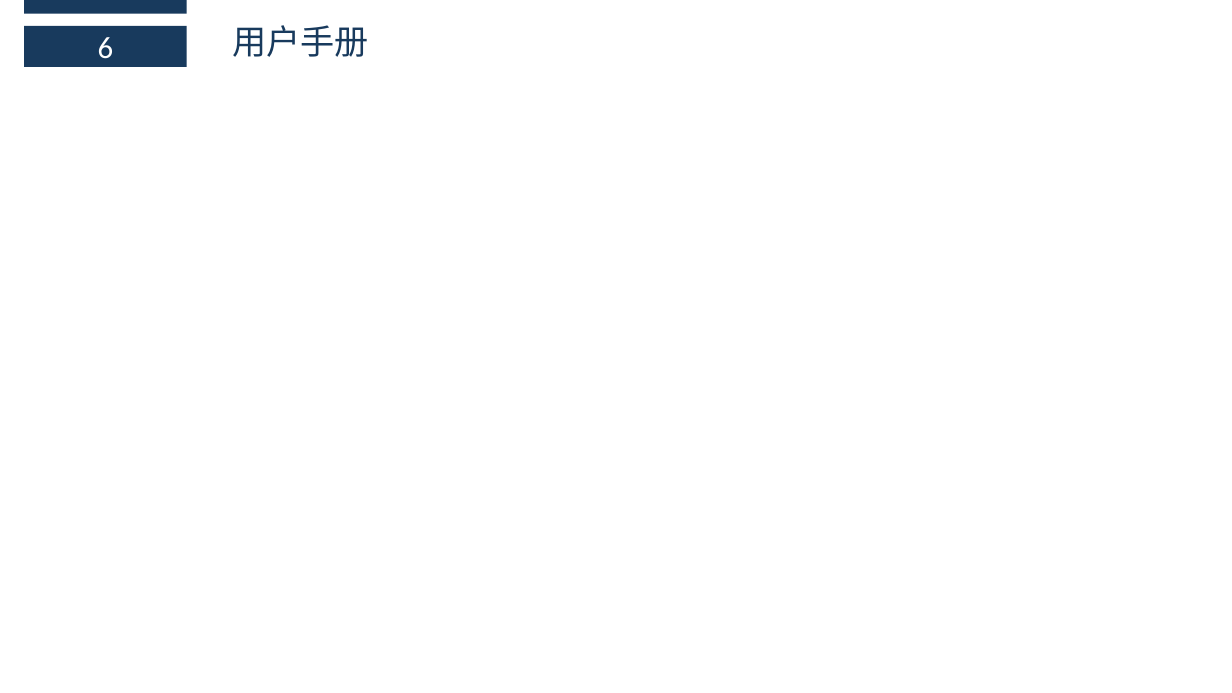
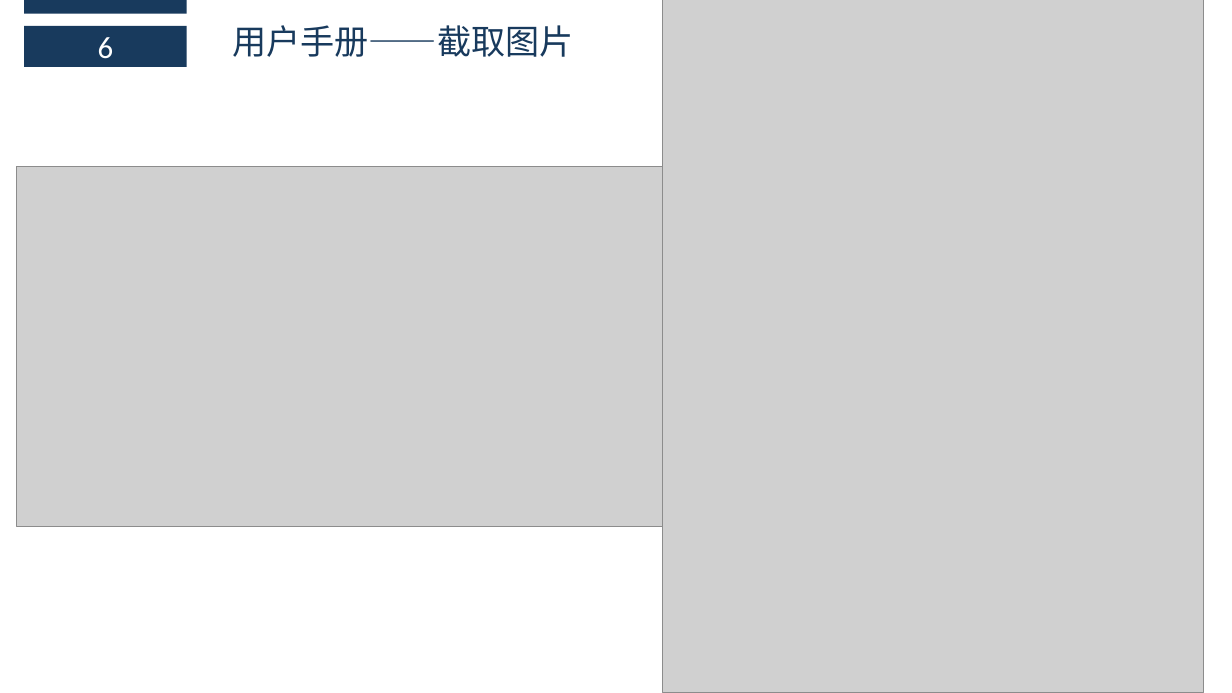
Before and after one commit to boboHh/Wine-APP, a slide deck: slide 19 of SE2018春-G17-实现阶段PPT.pptx (slide 18 before the commit). Drawn at 1232x693 pixels with LibreOffice and Linux fonts; fonts in the diff are those of the drawing; grey boxes stand for pictures. Boxes give left, top, right and bottom in pixels: in the first picture for what was removed or moved away, otherwise in the second. Text is boxed around its words. In the diff, an @@ line names an element or a change of style, - is before the commit and + after.

```diff
--- a/SE2018春-G17-实现阶段PPT.pptx
+++ b/SE2018春-G17-实现阶段PPT.pptx
@@ text at [232, 25, 574, 57]: text changed @@
-用户手册
+用户手册——截取图片
@@ picture added at [663, 0, 1203, 693] @@
@@ picture added at [17, 167, 663, 527] @@
```
Also in this commit, not shown: 1 other slide changed, 1 slide added, 1 other file.
